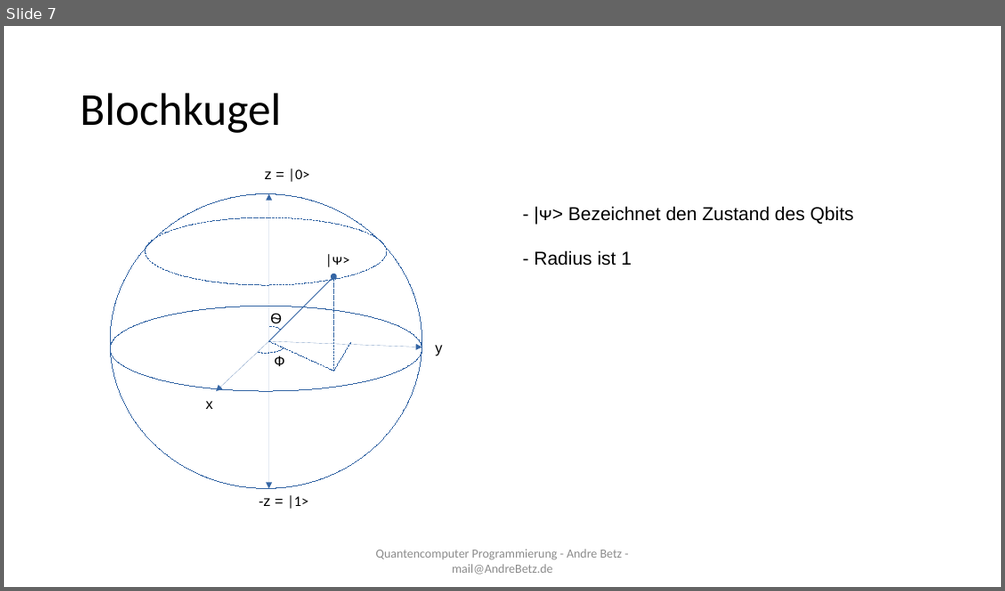
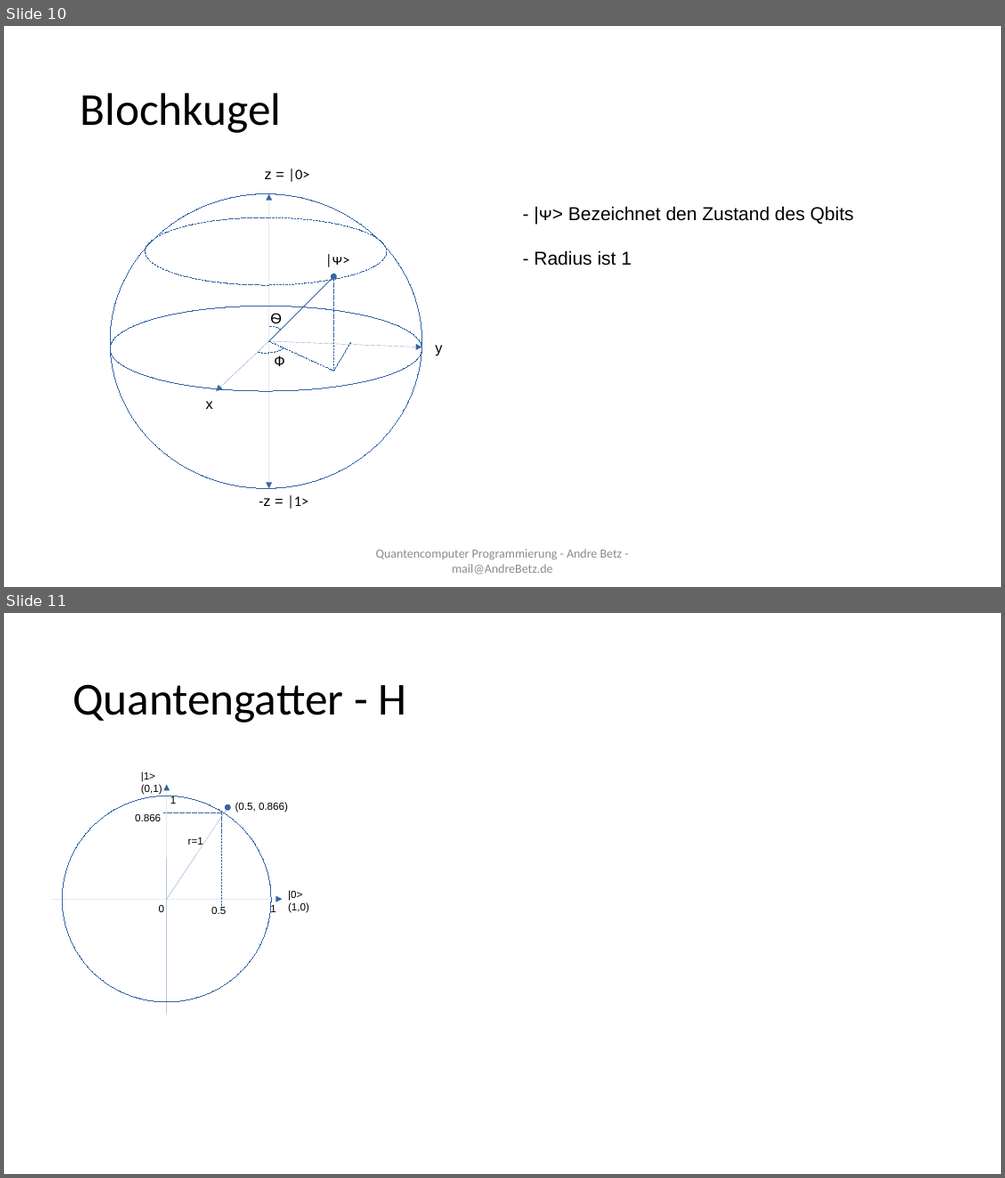
Before and after one commit to sky4walk/documents, a slide deck: QuantencomputerProgramming.odp. Shown one above the other, each under a label of ours: slide 7 before the commit, slides 10 and 11 after it. The pictures are 1005x591 and 1005x1178 pixels, drawn with LibreOffice and Linux fonts; fonts in the diff are those of the drawing. Boxes give left, top, right and bottom in pixels: in the first picture for what was removed or moved away, otherwise in the second. Text is boxed around its words. In the diff, an @@ line names an element or a change of style, - is before the commit and + after.

```diff
--- a/QuantencomputerProgramming.odp
+++ b/QuantencomputerProgramming.odp
@@ slide 11 added at <box>4,613,1001,1174</box>, background #FFFFFF @@
@@ title added at <box>73,684,406,722</box>, 44 pt, text #000000 @@
+Quantengatter - H
@@ text added at <box>141,771,162,795</box>, 10 pt, text #000000 @@
+|1>
+(0,1)
@@ ellipse added at <box>63,795,272,1002</box>, outline #3465A4 0 pt @@
@@ arrow added from (166, 1013) to (166, 784), #3465A4 0 pt @@
@@ text added at <box>170,795,176,803</box>, 10 pt, text #000000 @@
+1
@@ text added at <box>135,814,161,821</box>, 10 pt, text #000000 @@
+0.866
@@ line added from (222, 813) to (163, 813), #3465A4 0 pt @@
@@ arrow added from (166, 899) to (227, 807), #3465A4 0 pt @@
@@ line added from (222, 813) to (222, 908), #3465A4 0 pt @@
@@ text added at <box>235,802,288,812</box>, 10 pt, text #000000 @@
+(0.5, 0.866)
@@ text added at <box>188,837,203,847</box>, 10 pt, text #000000 @@
+r=1
@@ arrow added from (51, 899) to (283, 899), #3465A4 0 pt @@
@@ text added at <box>159,905,164,912</box>, 10 pt, text #000000 @@
+0
@@ text added at <box>270,904,275,913</box>, 10 pt, text #000000 @@
+1
@@ text added at <box>288,890,309,913</box>, 10 pt, text #000000 @@
+|0>
+(1,0)
@@ text added at <box>211,907,226,914</box>, 10 pt, text #000000 @@
+0.5
@@ what was slide 7 is now slide 10 @@
```
Also in this commit, not shown: 4 slides changed, 3 other slides added, 1 other file.
